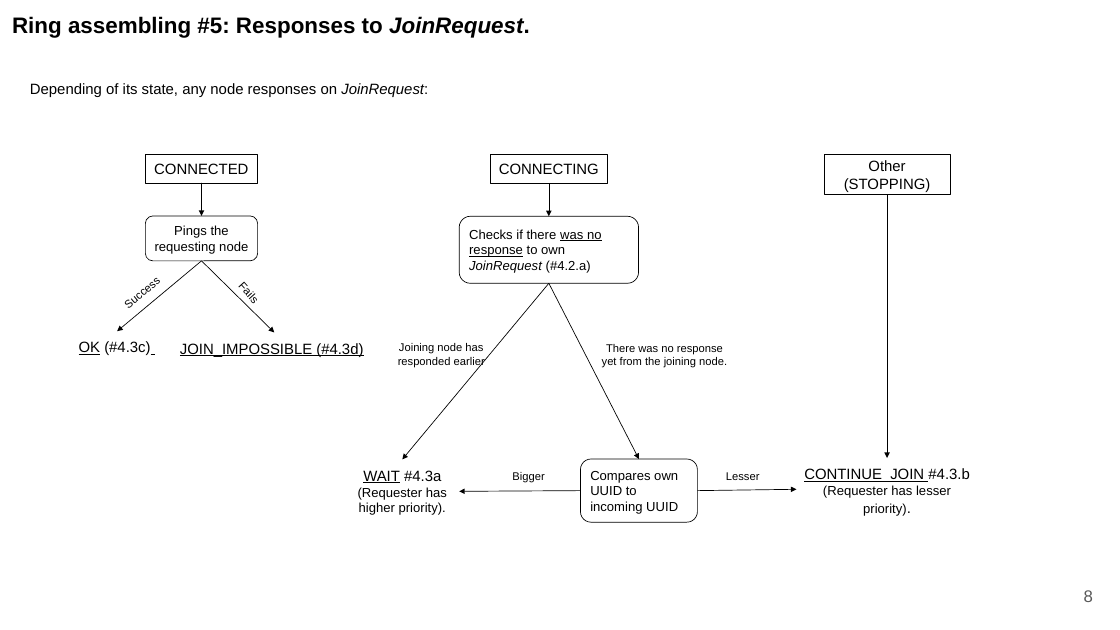
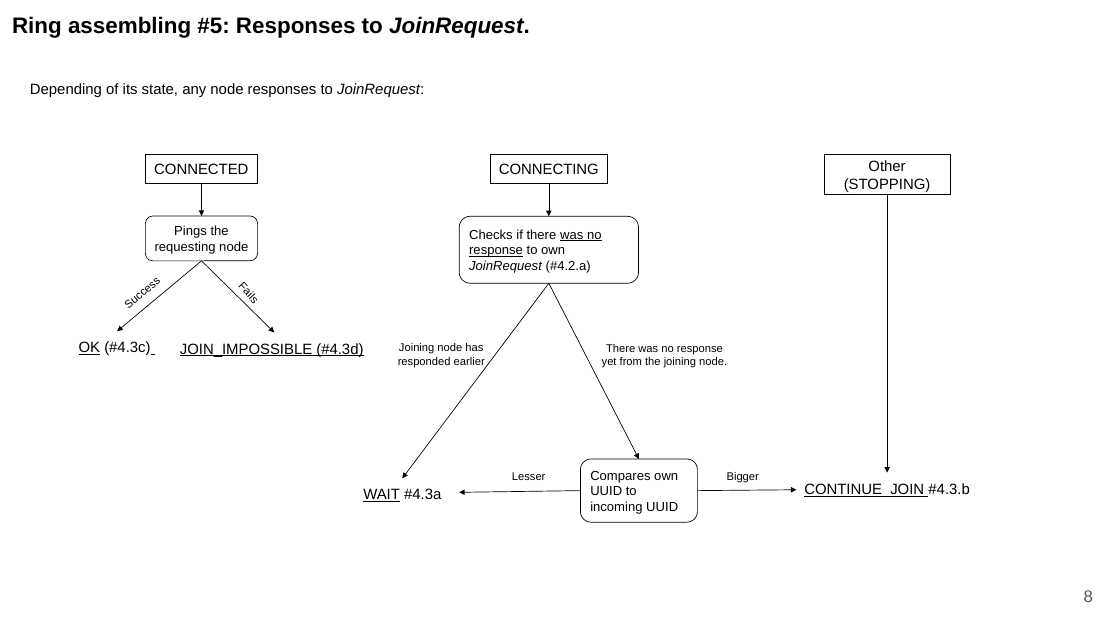
Before and after one commit to Vladsz83/doc, a slide deck: slide 9 of Discovery.pptx. Drawn at 1120x630 pixels with LibreOffice and Linux fonts; fonts in the diff are those of the drawing. Boxes give left, top, right and bottom in pixels: in the first picture for what was removed or moved away, otherwise in the second. Text is boxed around its words. In the diff, an @@ line names an element or a change of style, - is before the commit and + after.

```diff
--- a/Discovery.pptx
+++ b/Discovery.pptx
@@ text at box(30, 83, 424, 97): text changed @@
-Depending of its state, any node responses on JoinRequest:
+Depending of its state, any node responses to JoinRequest:
@@ arrow moved from (887, 194) - (887, 458) to (887, 194) - (887, 472) @@
@@ arrow moved from (549, 284) - (402, 460) to (549, 284) - (402, 478) @@
@@ text "WAIT #4.3a": place and size @@
-text "WAIT #4.3a" at box(358, 470, 447, 515)
+text "WAIT #4.3a" at box(363, 488, 441, 502)
@@ text at box(512, 472, 546, 480): text changed @@
-Bigger
+Lesser
@@ text at box(727, 472, 759, 482): text changed @@
-Lesser
+Bigger
@@ text "CONTINUE_JOIN #4.3.b": place and size @@
-text "CONTINUE_JOIN #4.3.b" at box(804, 468, 969, 516)
+text "CONTINUE_JOIN #4.3.b" at box(804, 483, 969, 497)
@@ text at box(358, 487, 447, 515): paragraph removed @@
-(Requester has higher priority).
@@ text at box(823, 485, 951, 516): paragraph removed @@
-(Requester has lesser priority).
```
Also in this commit, not shown: 5 other slides changed.
